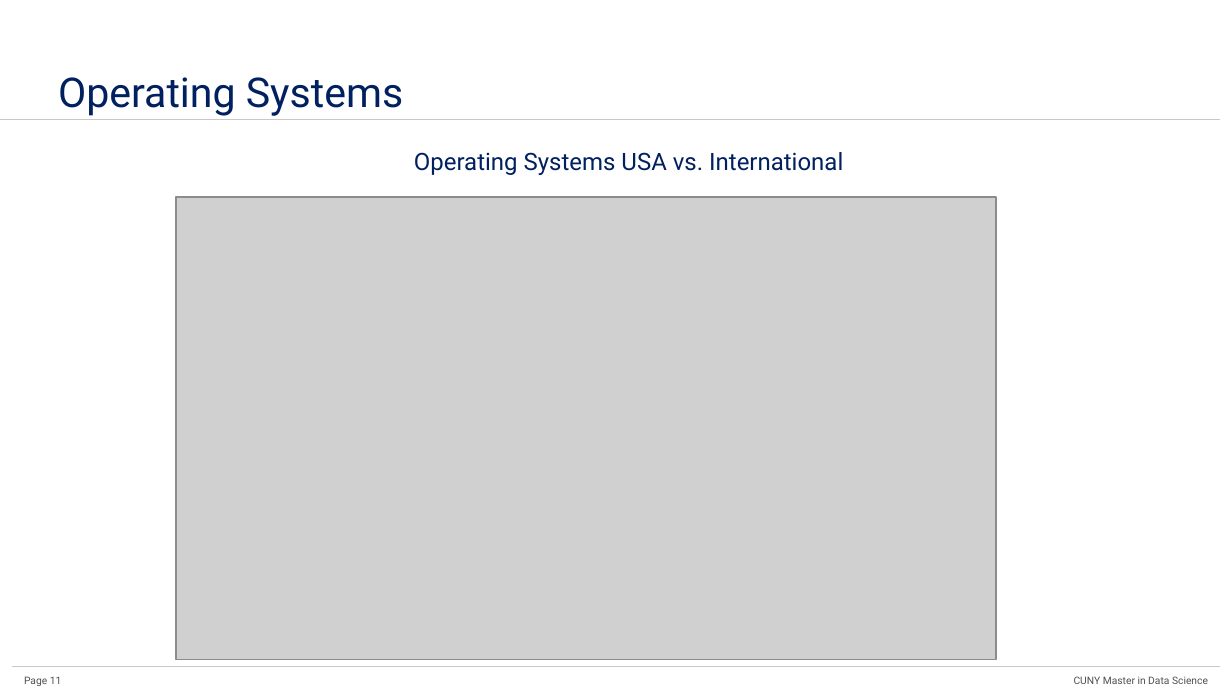
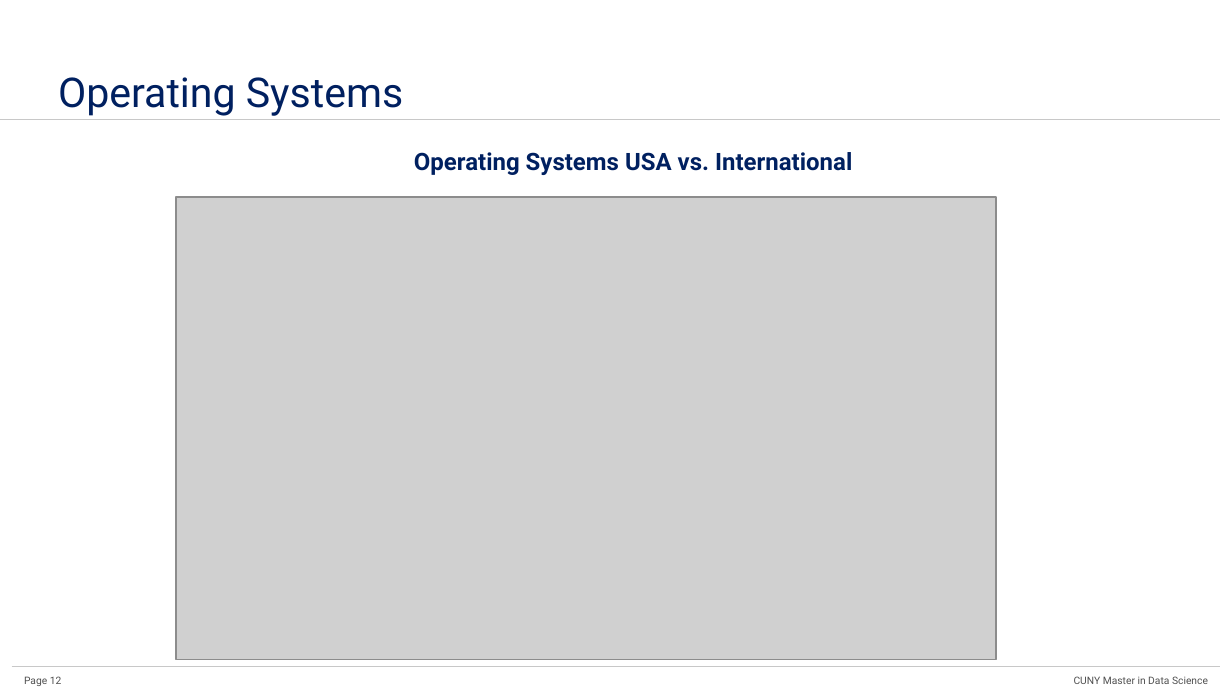
Before and after one commit to hillt5/Project-3-DATA-607, a slide deck: slide 12 of 04Presentation/Data607_Project3_Data_Science_Skills.pptx (slide 11 before the commit). Drawn at 1232x693 pixels with LibreOffice and Linux fonts; fonts in the diff are those of the drawing; grey boxes stand for pictures. Boxes give left, top, right and bottom in pixels: in the first picture for what was removed or moved away, otherwise in the second. Text is boxed around its words. In the diff, an @@ line names an element or a change of style, - is before the commit and + after.

```diff
--- a/04Presentation/Data607_Project3_Data_Science_Skills.pptx
+++ b/04Presentation/Data607_Project3_Data_Science_Skills.pptx
@@ text "Operating Systems USA vs. International" at (414,152,852,175): bold on @@
@@ page number at (24,676,62,686): text changed @@
-Page 11
+Page 12
```
Also in this commit, not shown: 1 other slide changed, 4 slides added, 3 slides removed.
